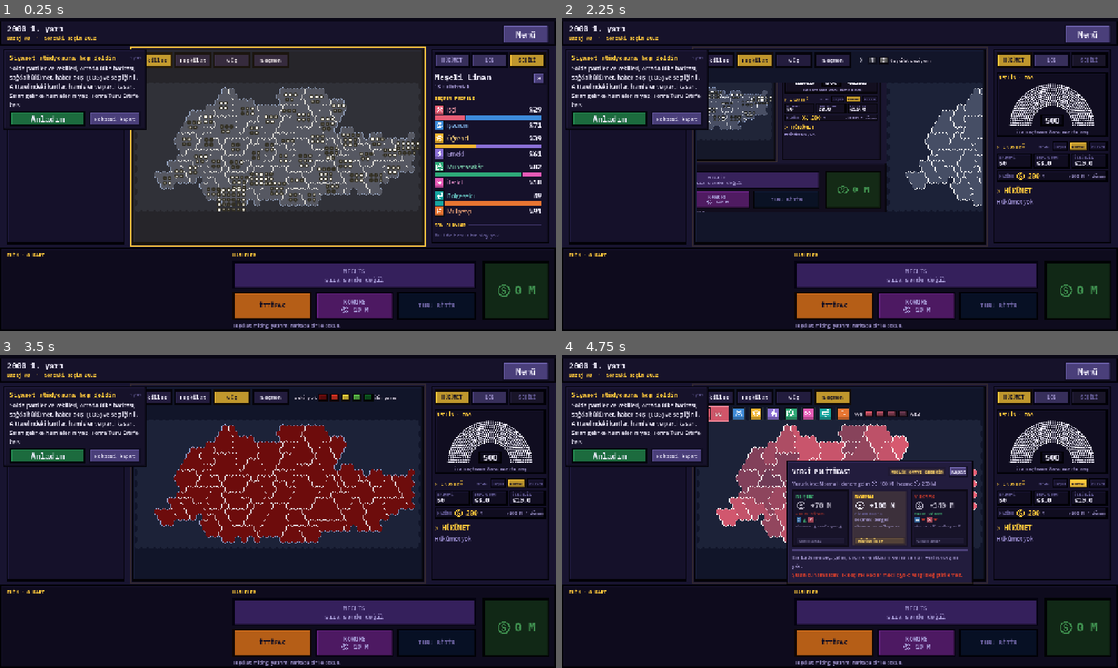
Above: before the commit, frames 1-4 (two rows, left to right).
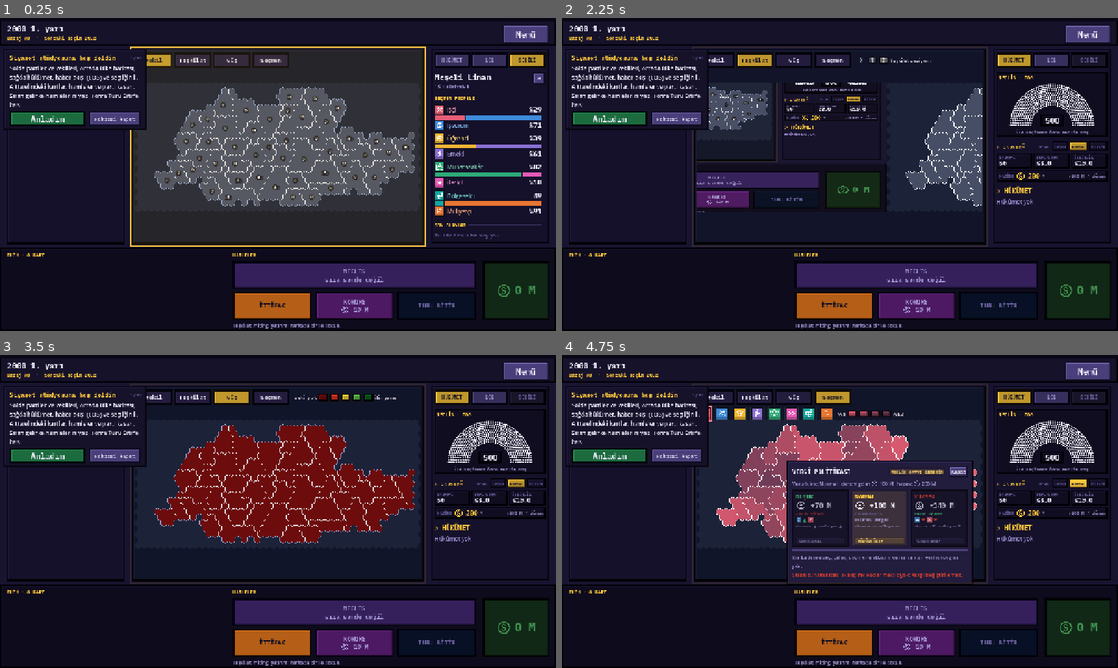
Above: after the commit, the same moments.

Repository: TriQue06/siyaset_oyunu_test_experimental
Game: Godot game, scene res://scenes/GameScreen.tscn
Two runs of this game, one before a commit and one after it. Both use one fixed random seed, a clock stepped at 60 frames per second and the inputs below. This scene is started directly instead of the project's main scene. Sound files missing from this copy of the repository are replaced by a short silence.
Inputs (mouse positions are in pixels of both pictures, inside the frame that each line leads up to):
- Up to frame 1 (0.25 s): no input
- Up to frame 2 (2.25 s): click (717, 58) at 0.5 s, where only the run before the commit has a clickable "Vekiller"; click (717, 58) at 1.25 s, where only the run after the commit has a clickable "Vekil"; click "Teşkilat" at 2 s
- Up to frame 3 (3.5 s): click "Güç" at 2.75 s
- Up to frame 4 (4.75 s): click "Seçmen" at 3.5 s; click "NORMAL" at 4.25 s

The runs differ from the first frame. In frame 1, 2.4% of the frame differs, in the area x 26-76%, y 12-62%; in frame 2, 0.3%; in frame 3, less than 0.1%; in frame 4, 1.0%.

Commit message:
Sürüm 0.0.244: vekil haritası özet daireleri ve hover açılımı, ikon-only grup filtreleri
Co-Authored-By: Claude Opus 5.5 <noreply@anthropic.com>

Diff:
--- a/siyaset-oyunu/localization/en_source.json
+++ b/siyaset-oyunu/localization/en_source.json
@@ -1,4 +1,5 @@
 {
+"Vekil": "Seats",
 "İşçi": "Worker",
 "İşveren": "Employer",
 "Öğrenci": "Student",
--- a/siyaset-oyunu/project.godot
+++ b/siyaset-oyunu/project.godot
@@ -11,7 +11,7 @@
 [application]
 
 config/name="Siyaset Oyunu"
-config/version="0.0.243"
+config/version="0.0.244"
 run/main_scene="res://scenes/Lobby.tscn"
 config/quit_on_go_back=false
 config/features=PackedStringArray("4.7", "Forward Plus")
--- a/siyaset-oyunu/scripts/game_screen.gd
+++ b/siyaset-oyunu/scripts/game_screen.gd
@@ -113,7 +113,7 @@
 ##   GROUPS       : seçilen SEÇMEN GRUBUNUN illerdeki yoğunluğu (soluk = az,
 ##                  grubun renginde koyu = çok); 8 grup simgesiyle seçilir.
 enum MapLayer { SEATS, ORGANIZATION, STRENGTH, GROUPS }
-const MAP_LAYER_TITLES := ["Vekiller", "Teşkilat", "Güç", "Seçmen"]
+const MAP_LAYER_TITLES := ["Vekil", "Teşkilat", "Güç", "Seçmen"]
 const MAP_UNKNOWN_COLOR := Color(0.62, 0.62, 0.64)
 const MAP_SLIDE_DURATION := 0.38
 ## Olay logundan odaklanma: yakınlaşma, bekleme (parıltı) ve dönüş süreleri.
@@ -4917,7 +4917,7 @@
 	_group_picker.z_index = 6
 	add_child(_group_picker)
 	for group in VoterGroups.GROUP_IDS:
-		# Hap düğme: madalyon + (seçiliyse) grubun tam adı.
+		# Kare düğme: yalnız grup simgesi (seçili olan grubun renginde).
 		var pick := Button.new()
 		pick.focus_mode = Control.FOCUS_NONE
 		pick.custom_minimum_size = Vector2(34, 34)
@@ -4995,11 +4995,10 @@
 			var group := String(pick.get_meta("group"))
 			var selected := group == _map_group
 			var color := VoterGroups.color(group)
+			# 0.0.244: seçili olsa da yalnız simge (ad genişlemesi yok; ad ipucunda).
 			var title: Label = pick.get_node("Title")
-			title.visible = selected
+			title.visible = false
 			var width := 34.0
-			if selected:
-				width = 36.0 + title.get_theme_font("font").get_string_size(title.text, HORIZONTAL_ALIGNMENT_LEFT, -1, 14).x + 14.0
 			(pick as Button).custom_minimum_size = Vector2(width, 34)
 			(pick as Button).size = Vector2(width, 34)
 			for state in ["normal", "hover", "pressed", "focus"]:
--- a/siyaset-oyunu/scripts/seat_markers.gd
+++ b/siyaset-oyunu/scripts/seat_markers.gd
@@ -11,6 +11,11 @@
 ##
 ## Yerleşim: her il bir "nokta grubu" (n sandalye için satır/sütun ızgarası)
 ## oluşturur ve grup ilin merkezine (GameMap.center_of) oturur.
+##
+## İKİ GÖRÜNÜM (0.0.244): NORMALDE her ilde parti başına TEK daire (1,5 kat
+## büyük), içinde o partinin vekil sayısı. Fare ilin üstüne gelince kısa bir
+## geçişle (FADE_TIME) her vekil ayrı nokta olarak açılır. İl incelemesinde
+## (set_only_province) doğrudan ayrı noktalar çizilir.
 
 @export var dot_radius: float = 4.6     # nokta yarıçapı (harita/viewBox birimi)
 @export var dot_outline_width: float = 2.0  # siyah kontur kalınlığı
@@ -31,6 +36,17 @@
 const HOVER_ONLY_SEATS := 30
 var _hover_id: String = ""
 
+## Normal görünümdeki parti dairesinin tek vekil noktasına oranı.
+const SUMMARY_SCALE := 1.5
+## Hover'da açılma geçişi (saniye).
+const FADE_TIME := 0.15
+## Açılan ilin geçiş oranı (0 = özet, 1 = ayrı noktalar).
+var _fade := 1.0
+## Sayıları çizen çocuk düğüm (dairelerin shader'ı yazıyı bozmasın diye ayrı).
+var _labels: Node2D
+## _draw'da hesaplanan sayı yazıları: [ekran merkezi, yarıçap px, metin, alfa].
+var _label_items: Array = []
+
 ## Nokta grupları bölgenin merkezine (GameMap.center_of) çizilir.
 var _seat_centers: Dictionary = {}  # province_id -> Vector2 (harita/local birimi)
 
@@ -52,7 +68,9 @@
 	image.fill(Color.WHITE)
 	_white_texture = ImageTexture.create_from_image(image)
 	var shader := Shader.new()
-	shader.code = ParliamentDiagram.SEAT_SHADER
+	# Geçiş için konturla birlikte bütün daire saydamlaşabilsin (COLOR.a).
+	shader.code = ParliamentDiagram.SEAT_SHADER.replace("outer * mix(outline_color.a, fill.a, inner))",
+		"outer * mix(outline_color.a, 1.0, inner) * fill.a)")
 	var shader_material := ShaderMaterial.new()
 	shader_material.shader = shader
 	material = shader_material
@@ -60,12 +78,24 @@
 	set_notify_transform(true)
 	if _province_map != null and _province_map.has_signal("province_hovered"):
 		_province_map.province_hovered.connect(_on_province_hovered)
+	_labels = SeatCountLabels.new()
+	_labels.markers = self
+	add_child(_labels)
+	set_process(false)
 
 func _on_province_hovered(province_id: String) -> void:
-	var was_crowded := _is_crowded(_hover_id)
+	if province_id == _hover_id:
+		return
 	_hover_id = province_id
-	if was_crowded or _is_crowded(province_id):
-		_rebuild()
+	_fade = 0.0 if province_id != "" else 1.0
+	set_process(province_id != "")
+	_rebuild()
+
+func _process(delta: float) -> void:
+	_fade = minf(1.0, _fade + delta / FADE_TIME)
+	queue_redraw()
+	if _fade >= 1.0:
+		set_process(false)
 
 func _is_crowded(province_id: String) -> bool:
 	return province_id != "" and (_seats.get(province_id, []) as Array).size() > HOVER_ONLY_SEATS
@@ -145,45 +175,26 @@
 		queue_redraw()
 		return
 
-	var cell := dot_radius * 2.0 + dot_spacing
 	var groups: Array = []
 	for province_id in _seats.keys():
 		var colors: Array = _seats[province_id]
 		if colors.is_empty():
 			continue
 		if _only_id != "":
-			if province_id != _only_id:
-				continue
-		# Kalabalık il yalnız hover'da; hover'dayken yalnız o il görünür.
-		elif _is_crowded(_hover_id):
-			if province_id != _hover_id:
-				continue
-		elif colors.size() > HOVER_ONLY_SEATS:
+			# İl incelemesi: yalnız bu il, doğrudan ayrı noktalar.
+			if province_id == _only_id:
+				groups.append(_make_group(province_id, colors, false, ""))
 			continue
-		var layout := _get_dot_layout(colors.size())
-		var max_cols := 0
-		for c in layout:
-			max_cols = max(max_cols, c)
-		var rows := layout.size()
-		var grid_w := max_cols * cell
-		var grid_h := rows * cell
-		var center: Vector2 = _seat_centers.get(province_id, _province_map.get_province_centroid(province_id))
-		groups.append({
-			"pos": center,
-			"layout": layout,
-			"colors": colors,
-			"half_w": grid_w * 0.5,
-			"half_h": grid_h * 0.5,
-		})
-
-	# Sınır kelepçesi: büyük illerde (ör. çok sandalyeli İstanbul) nokta
-	# kümesi, ilin kendi küçük piksel alanına göre ÇOK daha büyük olabiliyor
-	# — hele merkez haritanın kenarına yakınsa (İstanbul kuzeyde), fizik
-	# kümeyi haritanın DIŞINA itebiliyordu ("neredeyse haritanın dışına
-	# taşıyor" bug'ı). "locked" gruplar bile bundan muaf değil — kilit sadece
-	# ÇAPA noktasını sabitliyor, kümenin kendisini harita sınırları içinde
-	# TUTMUYORDU. Burada her grubun son konumu, kümenin TAMAMI harita
-	# sınırları içinde kalacak şekilde clamp ediliyor.
+		# Kalabalık il açılınca diğer iller gizlenir (açılan küme komşuları örter).
+		if _is_crowded(_hover_id) and province_id != _hover_id:
+			continue
+		if province_id == _hover_id:
+			groups.append(_make_group(province_id, colors, true, "out"))
+			groups.append(_make_group(province_id, colors, false, "in"))
+		else:
+			groups.append(_make_group(province_id, colors, true, ""))
+
+	# Sınır kelepçesi: büyük illerde nokta kümesi haritanın dışına taşmasın.
 	var map_size := Vector2.ZERO
 	if _province_map != null and _province_map.grid_width > 0:
 		map_size = Vector2(_province_map.grid_width, _province_map.grid_height) * _province_map.MAP_UNIT_SCALE
@@ -193,13 +204,35 @@
 				g.pos.x = clampf(g.pos.x, g.half_w, map_size.x - g.half_w)
 			if g.half_h * 2.0 <= map_size.y:
 				g.pos.y = clampf(g.pos.y, g.half_h, map_size.y - g.half_h)
-		_groups.append({
-			"anchor": _centroid_anchor(g.pos, g.layout, cell),
-			"layout": g.layout,
-			"colors": g.colors,
-		})
+		g["anchor"] = _centroid_anchor(g.pos, g.layout, g.cell)
+		_groups.append(g)
 
 	queue_redraw()
+
+## Bir ilin çizim grubu. summary: parti başına tek daire + sayı; değilse her
+## vekil ayrı nokta. fade: "" (tam), "in" (hover'da beliren), "out" (kaybolan).
+func _make_group(province_id: String, colors: Array, summary: bool, fade: String) -> Dictionary:
+	var radius := dot_radius * (SUMMARY_SCALE if summary else 1.0)
+	var cell := radius * 2.0 + dot_spacing
+	var dots: Array = colors
+	var counts: Array = []
+	if summary:
+		dots = []
+		var index := {}
+		for c in colors:
+			var key := (c as Color).to_html()
+			if not index.has(key):
+				index[key] = dots.size()
+				dots.append(c)
+				counts.append(0)
+			counts[index[key]] += 1
+	var layout := _get_dot_layout(dots.size())
+	var max_cols := 0
+	for c in layout:
+		max_cols = max(max_cols, c)
+	var center: Vector2 = _seat_centers.get(province_id, _province_map.get_province_centroid(province_id))
+	return {"pos": center, "layout": layout, "colors": dots, "counts": counts, "radius": radius, "cell": cell,
+		"fade": fade, "half_w": max_cols * cell * 0.5, "half_h": layout.size() * cell * 0.5}
 
 ## Grubun "çapası": öyle bir nokta ki, ızgara oradan kurulduğunda noktaların
 ## GERÇEK AĞIRLIK MERKEZİ tam olarak istenen `center`a düşsün. Son satır
@@ -246,39 +279,47 @@
 	var scale: float = maxf(0.0001, xform.get_scale().x)
 	var inv := xform.affine_inverse()
 
-	var dot_half_px: int = maxi(1, int(roundf(dot_radius * scale)))
-	# Kontur kalınlığı AYRI yuvarlanıyor: iki boyutu bağımsız yuvarlamak ölçeğe
-	# göre konturu 1 piksel oynatabiliyordu.
-	var outline_half_px: int = dot_half_px + maxi(1, int(roundf(dot_outline_width * scale)))
-	var cell := dot_radius * 2.0 + dot_spacing
-	var step_px: int = maxi(outline_half_px * 2 + min_screen_gap_px, int(roundf(cell * scale)))
-
-	# Tek geçiş: shader konturu ve dolguyu aynı dörtgende çizer; adım konturlu
-	# çapın üstünde olduğundan noktalar birbirine binmez.
 	var shader_material := material as ShaderMaterial
-	if shader_material != null:
-		shader_material.set_shader_parameter("outline_color", dot_outline_color)
-		shader_material.set_shader_parameter("inner_ratio", float(dot_half_px) / float(outline_half_px))
-	for pass_index in 1:
-		var half_px: int = outline_half_px
-		for g in _groups:
-			var layout: Array = g["layout"]
-			var colors: Array = g["colors"]
-			var rows: int = layout.size()
-			var anchor_px: Vector2 = (xform * g["anchor"]).round()
-			var first_row_dy: int = int(roundf(-(rows - 1) * 0.5 * cell * scale))
-			var idx := 0
-			for row in rows:
-				var cols: int = layout[row]
-				var y_px: float = anchor_px.y + first_row_dy + row * step_px
-				var x0_px: float = anchor_px.x + roundf(-(cols - 1) * 0.5 * cell * scale)
-				for col in cols:
-					if idx >= colors.size():
-						break
-					var color: Color = colors[idx]
-					var center_px := Vector2(x0_px + col * step_px, y_px)
-					_draw_circle_at_screen_px(inv, scale, center_px, half_px, color)
-					idx += 1
+	_label_items.clear()
+	for g in _groups:
+		var radius: float = g["radius"]
+		var cell: float = g["cell"]
+		var dot_half_px: int = maxi(1, int(roundf(radius * scale)))
+		# Kontur kalınlığı AYRI yuvarlanıyor (ölçeğe göre 1 piksel oynamasın).
+		var outline_half_px: int = dot_half_px + maxi(1, int(roundf(dot_outline_width * scale)))
+		var step_px: int = maxi(outline_half_px * 2 + min_screen_gap_px, int(roundf(cell * scale)))
+		if shader_material != null:
+			shader_material.set_shader_parameter("outline_color", dot_outline_color)
+			shader_material.set_shader_parameter("inner_ratio", float(dot_half_px) / float(outline_half_px))
+		var alpha := 1.0
+		match String(g["fade"]):
+			"in":
+				alpha = _fade
+			"out":
+				alpha = 1.0 - _fade
+		if alpha <= 0.01:
+			continue
+		var layout: Array = g["layout"]
+		var colors: Array = g["colors"]
+		var counts: Array = g["counts"]
+		var rows: int = layout.size()
+		var anchor_px: Vector2 = (xform * g["anchor"]).round()
+		var first_row_dy: int = int(roundf(-(rows - 1) * 0.5 * cell * scale))
+		var idx := 0
+		for row in rows:
+			var cols: int = layout[row]
+			var y_px: float = anchor_px.y + first_row_dy + row * step_px
+			var x0_px: float = anchor_px.x + roundf(-(cols - 1) * 0.5 * cell * scale)
+			for col in cols:
+				if idx >= colors.size():
+					break
+				var color: Color = colors[idx]
+				var center_px := Vector2(x0_px + col * step_px, y_px)
+				_draw_circle_at_screen_px(inv, scale, center_px, outline_half_px, Color(color, color.a * alpha))
+				if not counts.is_empty():
+					_label_items.append([center_px, dot_half_px, str(counts[idx]), alpha, color])
+				idx += 1
+	_labels.queue_redraw()
 
 ## Ekran piksel uzayında (tam sayı merkez, tam sayı yarıçap) antialiased daire;
 ## yerel uzaya geri çevrilerek çizilir. Bütün dairelerin merkezi ve yarıçapı
@@ -289,3 +330,27 @@
 	var center: Vector2 = inv * center_px
 	draw_texture_rect(_white_texture, Rect2(center - Vector2(half_local, half_local), Vector2(half_local, half_local) * 2.0),
 		false, color)
+
+
+## Özet dairelerinin içindeki vekil sayıları: ekran pikselinde, dairenin
+## ortasında, açık renkli dairede koyu, koyu dairede beyaz yazı.
+class SeatCountLabels extends Node2D:
+	var markers: Node2D
+
+	func _draw() -> void:
+		if markers == null:
+			return
+		var xform := get_viewport().get_final_transform() * get_global_transform_with_canvas()
+		draw_set_transform_matrix(xform.affine_inverse())
+		var font := UiTheme.mono(true)
+		for item in markers._label_items:
+			var center: Vector2 = item[0]
+			var half: int = item[1]
+			var text: String = item[2]
+			var alpha: float = item[3]
+			var fill: Color = item[4]
+			var size := maxi(9, int(roundf(half * (1.7 if text.length() == 1 else 1.3))))
+			var text_size := font.get_string_size(text, HORIZONTAL_ALIGNMENT_LEFT, -1, size)
+			var pos := Vector2(center.x - text_size.x * 0.5, center.y + (font.get_ascent(size) - font.get_descent(size)) * 0.5).round()
+			var ink := UiTheme.INK if fill.get_luminance() > 0.62 else Color.WHITE
+			draw_string(font, pos, text, HORIZONTAL_ALIGNMENT_LEFT, -1, size, Color(ink, alpha))
--- a/siyaset-oyunu/tools/ui_align_preview.gd
+++ b/siyaset-oyunu/tools/ui_align_preview.gd
@@ -231,6 +231,27 @@
 	await _wait(0.5)
 	_shot("game_1")
 	audit(root, "oyun ekrani")
+	# Vekil haritası: fare bir ilin üstüne gelince ayrı noktalar (geçişli).
+	var busiest := ""
+	var most := 0
+	var markers = scene.map_holder.get_node("SeatMarkers")
+	for pid in markers._seats.keys():
+		var n: int = (markers._seats[pid] as Array).size()
+		if n > most and n <= 30:
+			most = n
+			busiest = String(pid)
+	scene.map_holder.province_hovered.emit(busiest)
+	await _wait(0.05)
+	_shot("game_hover_mid")
+	await _wait(0.3)
+	_shot("game_hover")
+	scene.map_holder.province_hovered.emit("")
+	await _wait(0.2)
+	scene._on_layer_button_pressed(3)
+	await _wait(0.3)
+	_shot("game_voter_layer")
+	scene._on_layer_button_pressed(0)
+	await _wait(0.2)
 	var province: String = String(cm._province_ids[2])
 	cm.organizations[province] = {me: 2}
 	scene._on_province_clicked(province)
Not shown, changed: siyaset-oyunu/export_presets.cfg
Not shown, changed: siyaset-oyunu/localization/en.po
